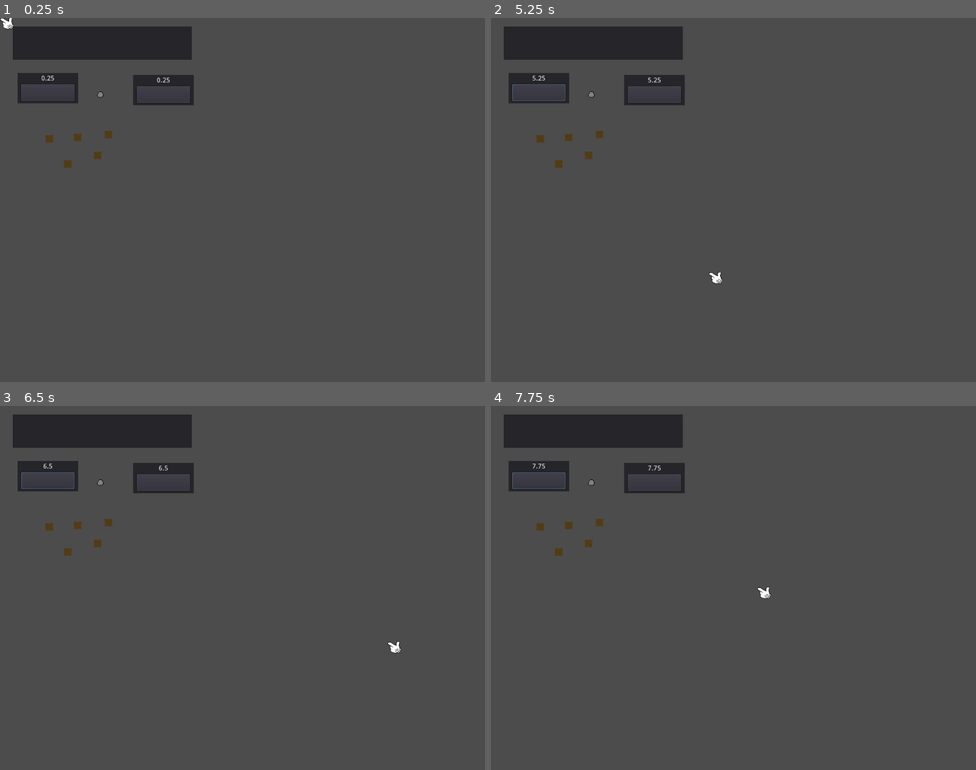
Above: before the commit, frames 1-4 (two rows, left to right).
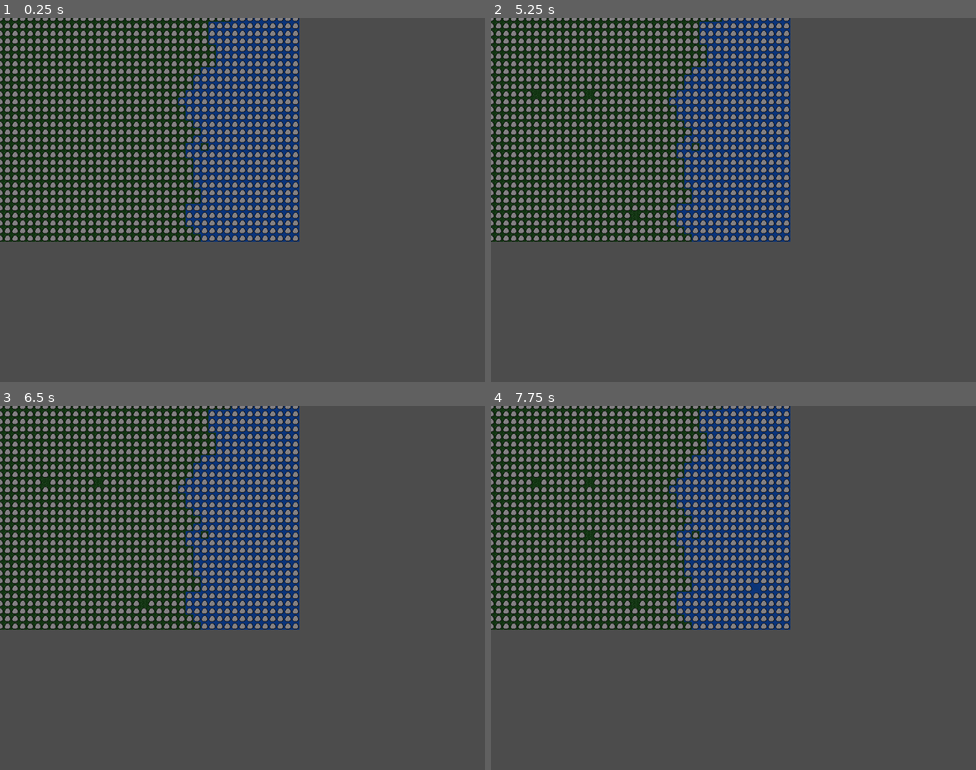
Above: after the commit, the same moments.

Repository: JamCamAbreu/AemonsNook
Game: Godot game, scene res://World/sc_world.tscn
Two runs of this game, one before a commit and one after it. Both use one fixed random seed, a clock stepped at 60 frames per second and the inputs below. Before the commit the project starts from res://temp/testScreen.tscn.
Inputs (mouse positions are in pixels of both pictures, inside the frame that each line leads up to):
- Up to frame 1 (0.25 s): no input
- Up to frame 2 (5.25 s): click (539, 94) at 0.5 s, where only the run before the commit has a clickable "Press Me"; click (539, 94) at 1.25 s, where only the run before the commit has a clickable "Press Me"; click (539, 94) at 2 s, where only the run before the commit has a clickable "Press Me"; move the mouse to (592, 94) at 2.77 s; click (592, 94) at 2.92 s; move the mouse to (636, 218) at 3.52 s; click (636, 218) at 3.67 s; move the mouse to (782, 119) at 4.27 s; click (782, 119) at 4.42 s; move the mouse to (709, 272) at 5.02 s; click (709, 272) at 5.17 s
- Up to frame 3 (6.5 s): move the mouse to (388, 642) at 5.77 s; click (388, 642) at 5.92 s
- Up to frame 4 (7.75 s): move the mouse to (588, 533) at 6.52 s; click (588, 533) at 6.67 s; move the mouse to (757, 588) at 7.27 s; click (757, 588) at 7.42 s

The runs differ from the first frame. In frame 1, 35% of the frame differs, in the area x 0-62%, y 0-62%; in frame 2, 35%, in the area x 0-62%, y 0-73%; in frame 3, 35%; in frame 4, 35%.

Commit message:
Clickables Part 1: Screen flooded with beutiful stone
+ functionality to create clickable objects on top of tiles
+ learned how to position clickable on tile (aka, don't do anything, by
default it's relative!)
+ clickables can now be destroyed
+ hooked up clickable destroy code to a custom signal, emitted when the
clickable is clicked (stone is now destroyed when clicked!)

Diff:
--- a/AemonsNook/Clickable/click-resources/sc_clickable.tscn
+++ b/AemonsNook/Clickable/click-resources/sc_clickable.tscn
@@ -23,6 +23,7 @@
 height = 3.66262
 
 [node name="resource_tree" type="Area2D"]
+z_index = 1
 script = ExtResource( 1 )
 
 [node name="sprite" type="AnimatedSprite" parent="."]
--- a/AemonsNook/Clickable/scripts/clickableArea.gd
+++ b/AemonsNook/Clickable/scripts/clickableArea.gd
@@ -1,8 +1,9 @@
 extends Area2D
 
-
+signal clicked
 
 func _input_event(viewport, event, shape_idx):
 	if event is InputEventMouseButton:
 		if event.button_index == BUTTON_LEFT and event.pressed:
 			print("Clicked")
+			emit_signal("clicked")
--- a/AemonsNook/World/sc_tile.tscn
+++ b/AemonsNook/World/sc_tile.tscn
@@ -1,31 +1,31 @@
 [gd_scene load_steps=7 format=2]
 
 [ext_resource path="res://World/scripts/n2_tile.gd" type="Script" id=1]
-[ext_resource path="res://World/textures/te_grassTile.tres" type="Texture" id=2]
-[ext_resource path="res://World/textures/te_dirtTile.tres" type="Texture" id=3]
-[ext_resource path="res://World/textures/te_waterTile.tres" type="Texture" id=4]
-[ext_resource path="res://World/textures/te_treeTile.tres" type="Texture" id=5]
+[ext_resource path="res://World/textures/te_dirtTile.tres" type="Texture" id=2]
+[ext_resource path="res://World/textures/te_waterTile.tres" type="Texture" id=3]
+[ext_resource path="res://World/textures/te_treeTile.tres" type="Texture" id=4]
+[ext_resource path="res://World/textures/te_grassTile.tres" type="Texture" id=5]
 
 [sub_resource type="SpriteFrames" id=1]
 animations = [ {
 "frames": [ ExtResource( 2 ) ],
 "loop": true,
-"name": "grass",
+"name": "dirt",
 "speed": 5.0
 }, {
 "frames": [ ExtResource( 3 ) ],
 "loop": true,
-"name": "dirt",
+"name": "water",
 "speed": 5.0
 }, {
 "frames": [ ExtResource( 4 ) ],
 "loop": true,
-"name": "water",
+"name": "tree",
 "speed": 5.0
 }, {
 "frames": [ ExtResource( 5 ) ],
 "loop": true,
-"name": "tree",
+"name": "grass",
 "speed": 5.0
 } ]
 
--- a/AemonsNook/World/scripts/n2_tile.gd
+++ b/AemonsNook/World/scripts/n2_tile.gd
@@ -1,9 +1,16 @@
 extends Node2D
 
 enum TILETYPE { GRASS, WATER, TREE, DIRT}
+enum CLICKABLETYPE { TREE, STONE }
 
 var type = TILETYPE.GRASS
 var seedID = "none"
+var clickable
+var hasClickable = false
+
+
+func clickable_clicked_received():
+	destroyClickable()
 
 func _setTexture(type):
 	match (type):
@@ -19,3 +26,17 @@
 func setType(_type):
 	type = _type
 	_setTexture(_type)
+
+func createClickable(type):
+	match (type):
+		CLICKABLETYPE.TREE:
+			var t = load("res://Clickable/click-resources/sc_clickable.tscn")
+			var newClickable = t.instance()
+			add_child(newClickable)
+			newClickable.connect("clicked", self, "clickable_clicked_received")
+			clickable = newClickable
+			hasClickable = true
+
+func destroyClickable():
+	if (hasClickable):
+		clickable.queue_free()
--- a/AemonsNook/World/scripts/n2_tiles.gd
+++ b/AemonsNook/World/scripts/n2_tiles.gd
@@ -3,8 +3,9 @@
 # get enum from tile:
 const TILE_SCRIPT = preload("res://World/scripts/n2_tile.gd")
 
-var WIDE = 80
-var TALL = 60
+const WIDE = 40
+const TALL = 30
+const TILE_SIZE_PIXELS = 16
 var tiles = []
 
 enum MAPSIDE { TOP, RIGHT, BOTTOM, LEFT }
@@ -19,28 +20,27 @@
 
 # Called when the node enters the scene tree for the first time.
 func _ready():
-	_generateTiles(TILE_SCRIPT.TILETYPE.TREE)
+	_generateTiles(TILE_SCRIPT.TILETYPE.GRASS)
 
-	_seedCenter(TILE_SCRIPT.TILETYPE.GRASS, 40, "first")
-	_growType(TILE_SCRIPT.TILETYPE.GRASS, 12, "first", 0.5)
-	_wait(2)
-	yield(tt, "timeout")
+	#_seedCenter(TILE_SCRIPT.TILETYPE.GRASS, 40, "first")
+	#_growType(TILE_SCRIPT.TILETYPE.GRASS, 12, "first", 0.5)
+	#_wait(2)
+	#yield(tt, "timeout")
 
-	_seedSide(TILE_SCRIPT.TILETYPE.GRASS, MAPSIDE.TOP, 20, "side")
-	_seedSide(TILE_SCRIPT.TILETYPE.GRASS, MAPSIDE.TOP, 20, "side")
-	_growType(TILE_SCRIPT.TILETYPE.GRASS, 5, "side", 0.5)
-	_wait(2)
-	yield(tt, "timeout")
+	#_seedSide(TILE_SCRIPT.TILETYPE.GRASS, MAPSIDE.TOP, 20, "side")
+	#_seedSide(TILE_SCRIPT.TILETYPE.GRASS, MAPSIDE.TOP, 20, "side")
+	#_growType(TILE_SCRIPT.TILETYPE.GRASS, 5, "side", 0.5)
+	#_wait(2)
+	#yield(tt, "timeout")
 
 	_seedSide(TILE_SCRIPT.TILETYPE.WATER, MAPSIDE.RIGHT, 30, "pond1")
 	_growType(TILE_SCRIPT.TILETYPE.WATER, 10, "pond1", 0.5)
-	_wait(2)
-	yield(tt, "timeout")
 
-	_seedRandom(TILE_SCRIPT.TILETYPE.DIRT, 3, "dirt1")
-	_growType(TILE_SCRIPT.TILETYPE.DIRT, 12, "dirt1", 0.5)
-	_wait(2)
-	yield(tt, "timeout")
+	#_seedRandom(TILE_SCRIPT.TILETYPE.DIRT, 3, "dirt1")
+	#_growType(TILE_SCRIPT.TILETYPE.DIRT, 12, "dirt1", 0.5)
+	#_wait(2)
+	#yield(tt, "timeout")
+
 
 func _generateTiles(type):
 	var t = load("res://World/sc_tile.tscn")
@@ -52,9 +52,14 @@
 		for c in range(cols):
 			var newTile = t.instance()
 			newTile.setType(type)
-			newTile.translate(Vector2(c * 16, r * 16))
+			newTile.translate(Vector2(c * TILE_SIZE_PIXELS, r * TILE_SIZE_PIXELS))
 			add_child(newTile)
 			tiles[r][c] = newTile
+			createClickablePos(c, r, TILE_SCRIPT.CLICKABLETYPE.TREE)
+
+func createClickablePos(x, y, type):
+	var curTile = tiles[y][x]
+	curTile.createClickable(type)
 
 
 
--- a/AemonsNook/project.godot
+++ b/AemonsNook/project.godot
@@ -16,7 +16,7 @@
 [application]
 
 config/name="AemonsNook"
-run/main_scene="res://temp/testScreen.tscn"
+run/main_scene="res://World/sc_world.tscn"
 config/icon="res://Config/icon.png"
 
 [display]
--- a/AemonsNook/temp/testScreen.tscn
+++ b/AemonsNook/temp/testScreen.tscn
@@ -45,7 +45,7 @@
 autostart = true
 
 [node name="n2_mouse" parent="." instance=ExtResource( 5 )]
-position = Vector2( 88.9816, 66.5757 )
+position = Vector2( 87.9577, -34.7729 )
 
 [node name="n2_tile" parent="." instance=ExtResource( 6 )]
 position = Vector2( 104.461, 254.575 )
